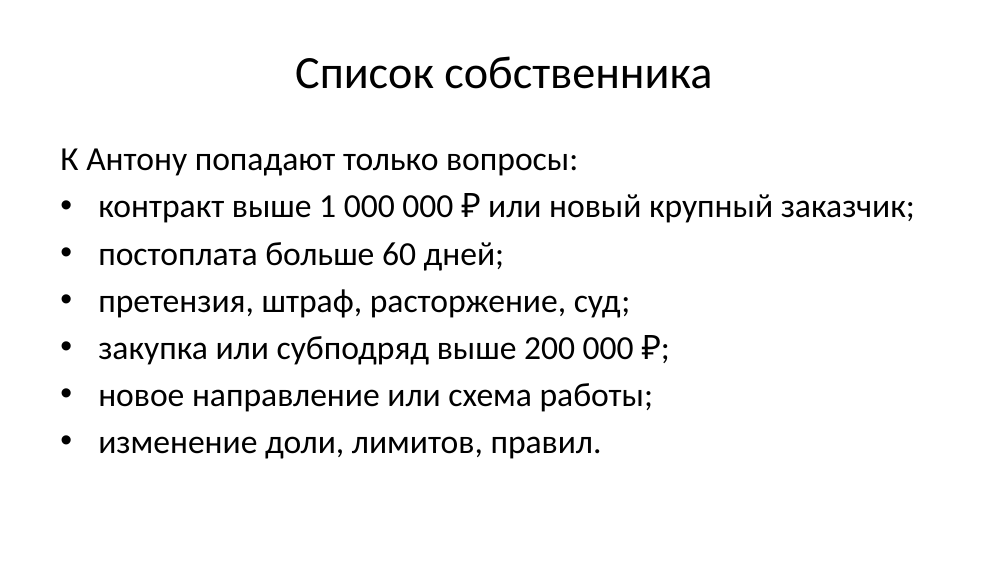
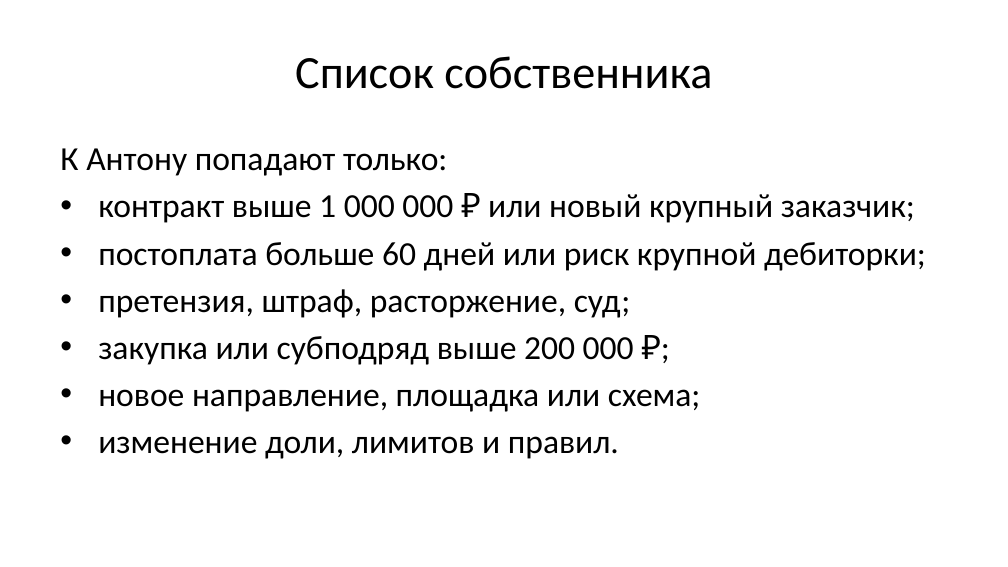
Before and after one commit to instrumentburg-sudo/danil-roadmap, a slide deck: slide 9 of artifacts/slides.pptx (slide 6 before the commit). Drawn at 1008x567 pixels with LibreOffice and Linux fonts; fonts in the diff are those of the drawing. Boxes give left, top, right and bottom in pixels: in the first picture for what was removed or moved away, otherwise in the second. Text is boxed around its words. In the diff, an @@ line names an element or a change of style, - is before the commit and + after.

```diff
--- a/artifacts/slides.pptx
+++ b/artifacts/slides.pptx
@@ text at <box>60,148,447,176</box>: text changed @@
-К Антону попадают только вопросы:
+К Антону попадают только:
@@ text at <box>98,242,926,271</box>: text changed @@
-• постоплата больше 60 дней;
+• постоплата больше 60 дней или риск крупной дебиторки;
@@ text at <box>98,389,701,459</box>: text changed @@
-• новое направление или схема работы;
-• изменение доли, лимитов, правил.
+• новое направление, площадка или схема;
+• изменение доли, лимитов и правил.
```
Also in this commit, not shown: 6 other slides changed, 5 slides added, 3 slides removed, 9 other files.
